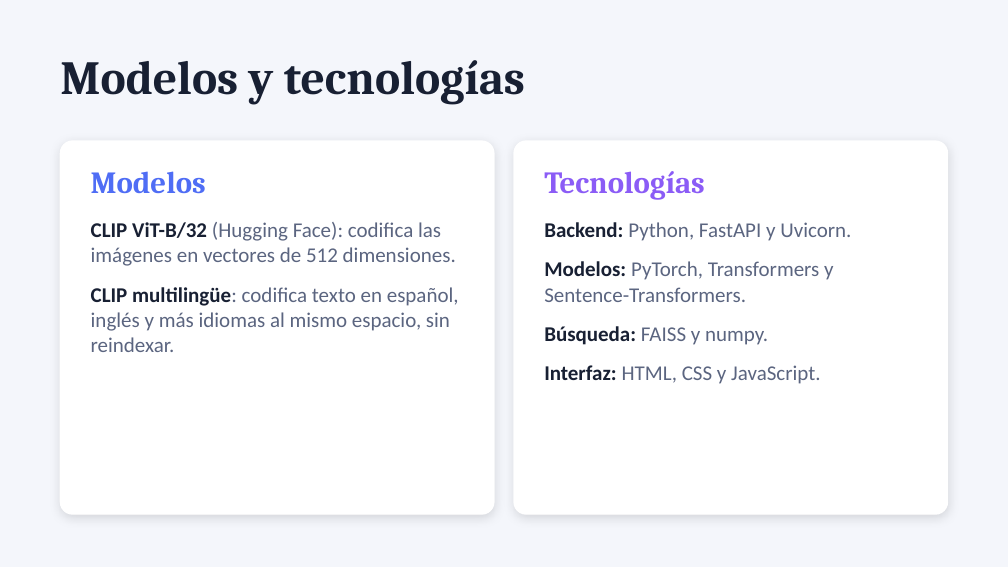
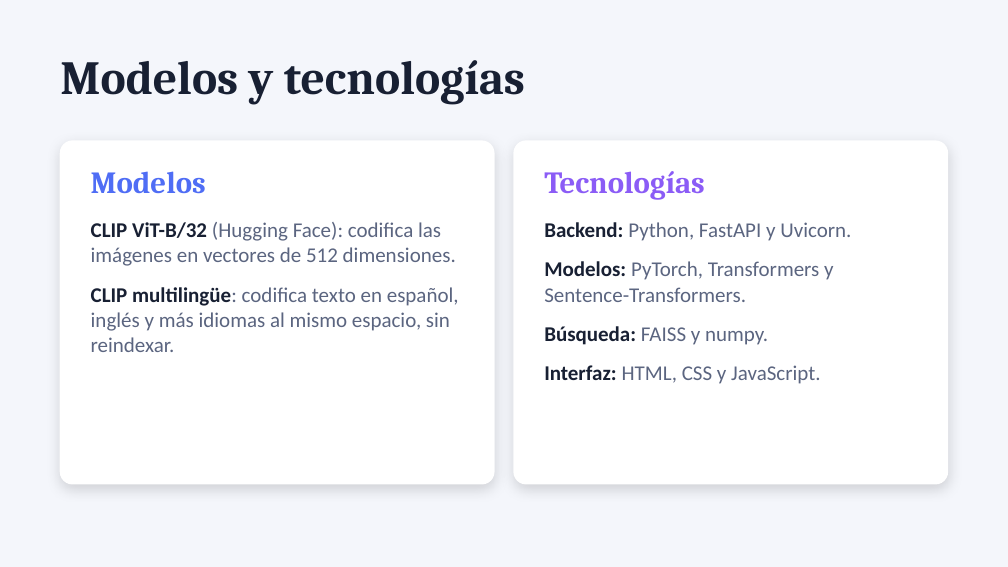
Before and after one commit to josemaames/PRESENTACI-N-FINAL---B-SQUEDA-MULTIMODAL-DE-IM-GENES, a slide deck: slide 5 of presentacion.pptx. Drawn at 1008x567 pixels with LibreOffice and Linux fonts; fonts in the diff are those of the drawing. Boxes give left, top, right and bottom in pixels: in the first picture for what was removed or moved away, otherwise in the second. Text is boxed around its words. In the diff, an @@ line names an element or a change of style, - is before the commit and + after.

```diff
--- a/presentacion.pptx
+++ b/presentacion.pptx
@@ rounded rectangle: place and size @@
-rounded rectangle at (60, 141, 494, 514)
+rounded rectangle at (60, 141, 494, 484)
@@ rounded rectangle at (60, 141, 494, 484): shadow changed; proportions changed @@
@@ rounded rectangle at (514, 141, 948, 484): shadow changed; proportions changed @@
@@ rounded rectangle: place and size @@
-rounded rectangle at (514, 141, 948, 514)
+rounded rectangle at (514, 141, 948, 484)
```
Also in this commit, not shown: 9 other slides changed, 4 slides added, 1 slide removed.
